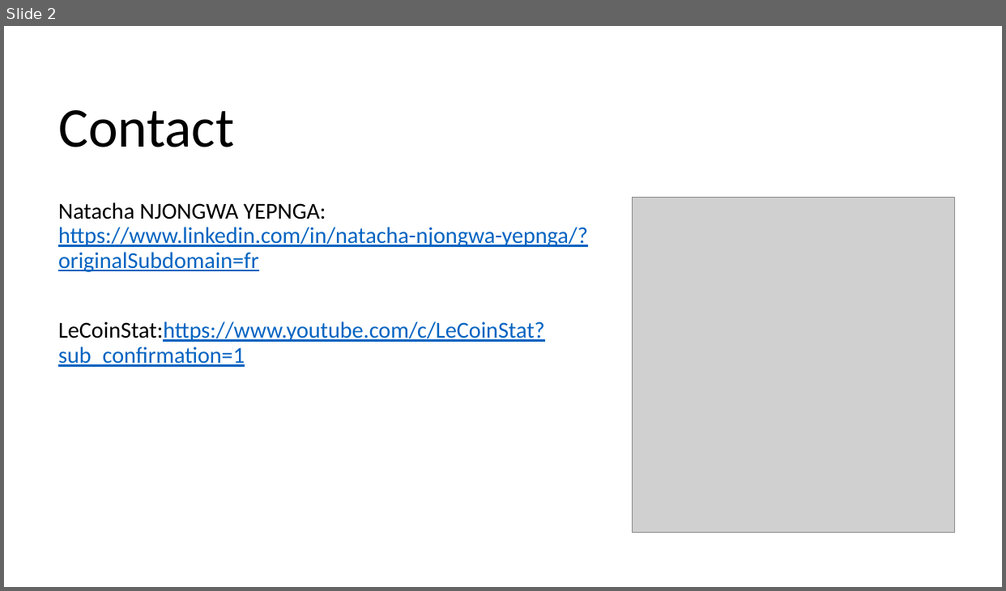
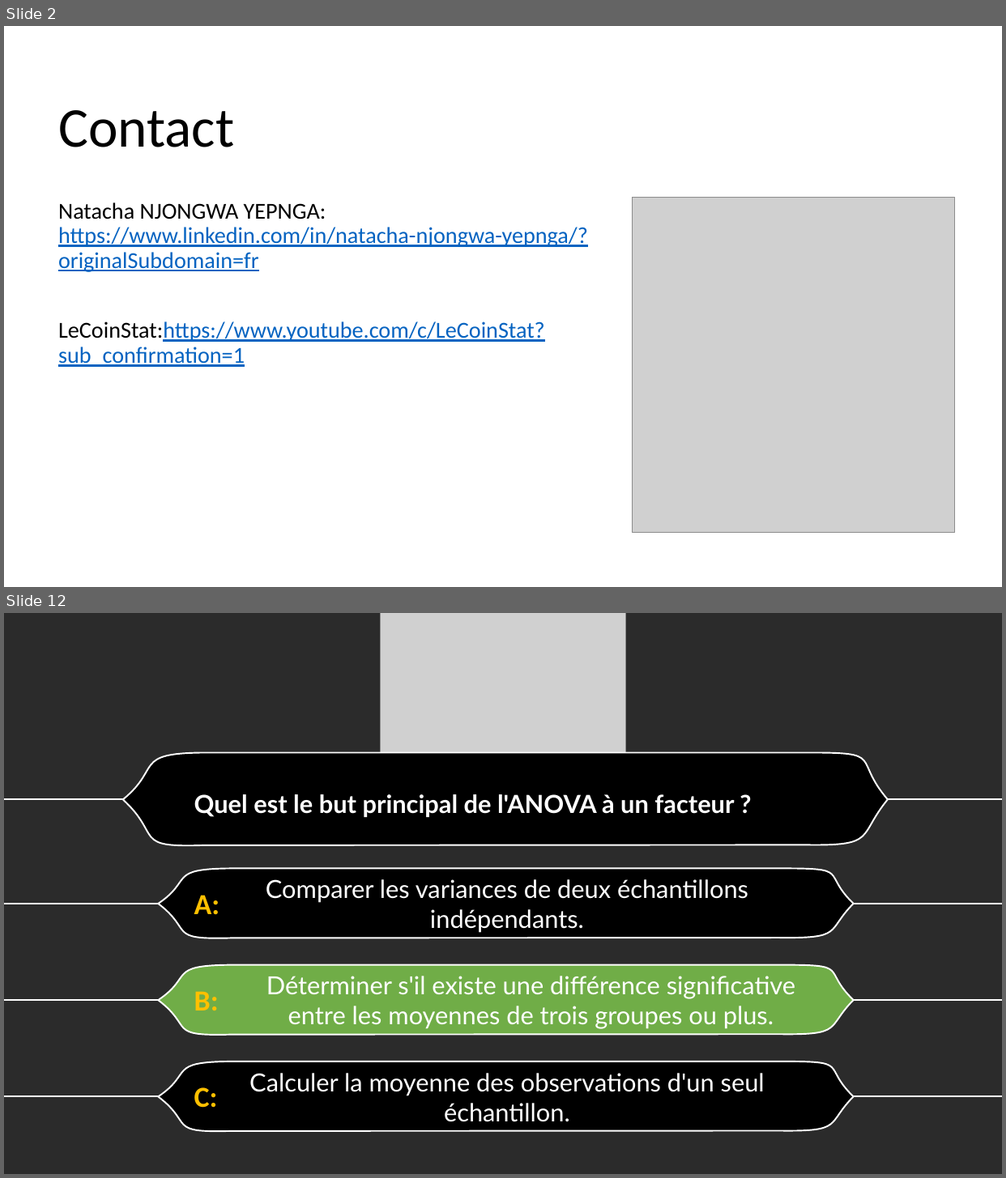
Before and after one commit to LeCoinStat/WAS, a slide deck: WAS20/Présentation1.pptx. Shown one above the other, each under a label of ours: slide 2 before the commit, slides 2 and 12 after it; the slides between them are not shown. The pictures are 1006x591 and 1006x1178 pixels, drawn with LibreOffice and Linux fonts; fonts in the diff are those of the drawing; grey boxes stand for pictures; background and template pictures are left out; a plain dark background stands for a picture behind light text. Boxes give left, top, right and bottom in pixels: in the first picture for what was removed or moved away, otherwise in the second. Text is boxed around its words. In the diff, an @@ line names an element or a change of style, - is before the commit and + after.

Commit message:
ANOVA

```diff
--- a/WAS20/Présentation1.pptx
+++ b/WAS20/Présentation1.pptx
@@ slide 12 added at [4,613,1002,1174], background picture (left out) @@
@@ picture added at [380,613,625,771] @@
@@ freeform shape added at [123,753,889,845], fill #000000, outline #FFFFFF 1.5 pt @@
@@ line added from (4, 799) to (1002, 799), #FFFFFF 1.5 pt @@
@@ text added at [194,794,734,817], 24 pt, text #FFFFFF, bold @@
+Quel est le but principal de l'ANOVA à un facteur ?
@@ group added at [4,868,1002,938]: 1 line, 1 freeform shape, 1 rectangle, 1 text @@
+Comparer les variances de deux échantillons indépendants.
+A:
@@ group added at [4,965,1002,1034]: 1 line, 1 freeform shape, 1 rectangle, 1 text @@
+Déterminer s'il existe une différence significative entre les moyennes de trois groupes ou plus.
+B:
@@ group added at [4,1062,1002,1131]: 2 texts, 1 line, 1 freeform shape @@
+Calculer la moyenne des observations d'un seul échantillon.
+C:
```
Also in this commit, not shown: 16 other slides added, 3 slides removed, 1 other file.
